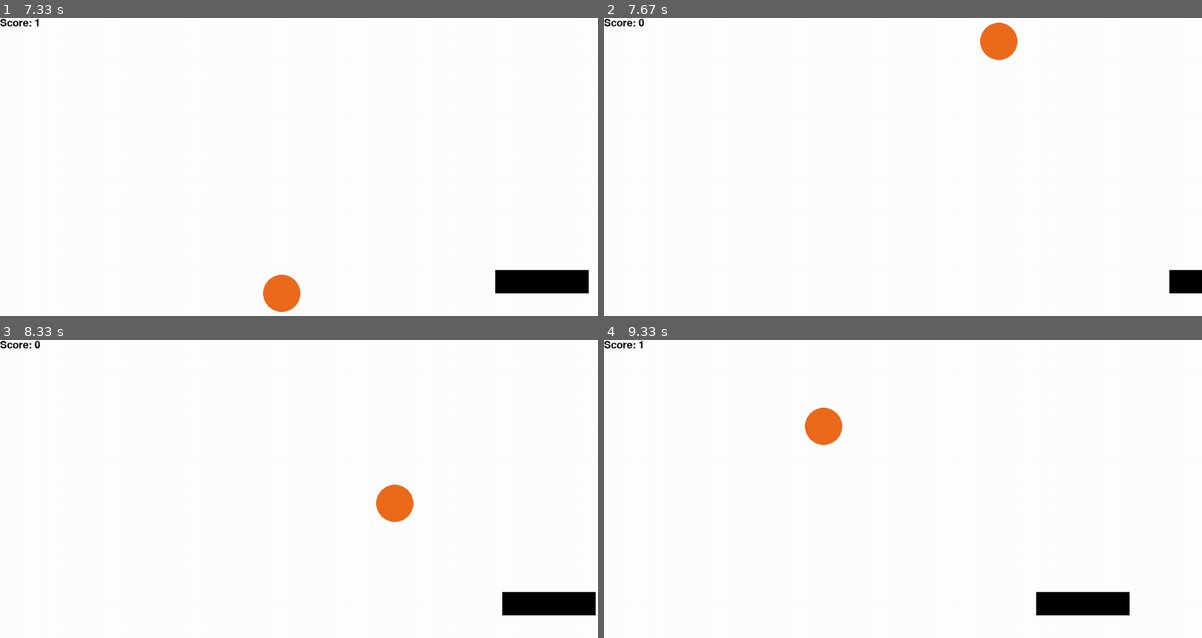
Above: before the commit, frames 1-4 (two rows, left to right).
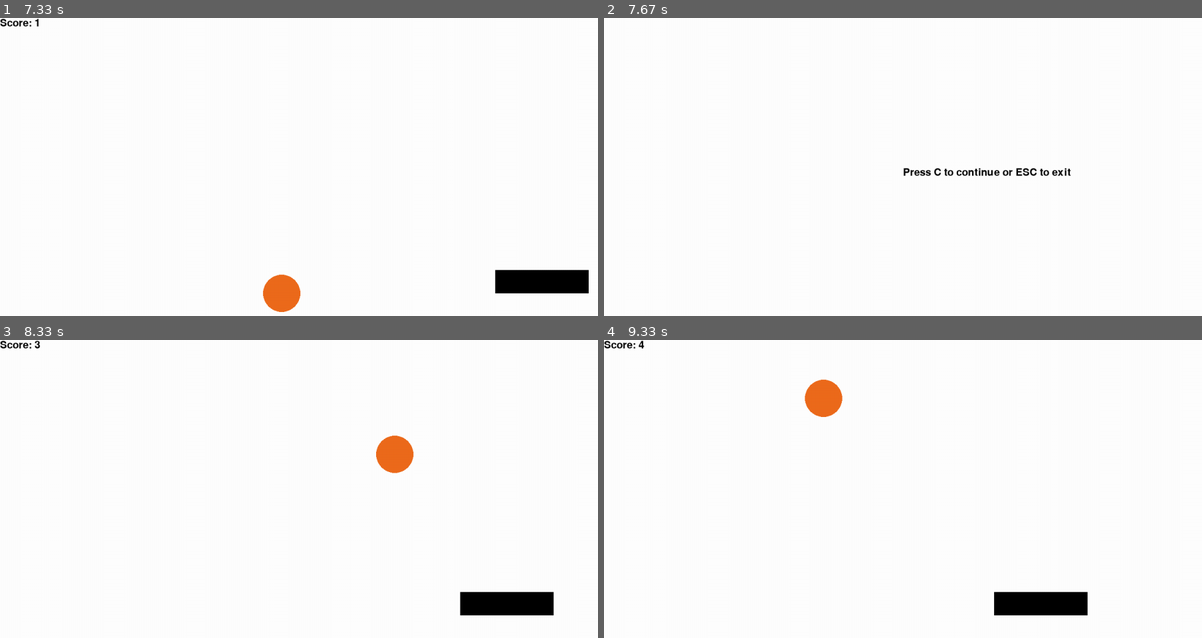
Above: after the commit, the same moments.

Repository: 100ballovby/6A_lessons_2122
Game: pygame game, started from 17_lesson_1502/00_platform_game.py
The game is run twice, just before and just after one commit, with the same random seed, the same clock (stepped at 60 frames per second) and the same inputs.
Inputs:
- Up to frame 1 (7.33 s): hold Right 0.33-0.8 s; hold Right 0.83-1.3 s; hold Left 1.33-1.87 s; hold Left 1.9-2.3 s; hold Right 2.33-2.97 s; hold Left 3-3.47 s; hold Right 3.5-3.97 s; hold Right 4-4.47 s; hold Left 4.5-5.03 s; hold Left 5.07-5.47 s; hold Right 5.5-6.13 s; hold Left 6.17-6.63 s; hold Right 6.67-7.13 s; hold Right from 7.17 s (still down)
- Up to frame 2 (7.67 s): release Right at 7.63 s
- Up to frame 3 (8.33 s): tap C at 7.67 s; hold Left from 8 s (still down)
- Up to frame 4 (9.33 s): release Left at 8.53 s; hold Left 8.57-8.97 s; hold Right from 9 s (still down)

Frame 1 is identical in both runs. In frame 2, 1.6% of the frame differs, in the area x 0-100%, y 0-93%; in frame 3, 2.4%, in the area x 5-100%, y 0-93%; in frame 4, 2.2%.

Commit message:
Adding game over screen

Diff:
--- a/17_lesson_1502/00_platform_game.py
+++ b/17_lesson_1502/00_platform_game.py
@@ -22,8 +22,25 @@
 font = pg.font.SysFont('comicsans', 32)
 score = 3
 
-finished = False  # флаг, который отвечает за работу программы
+finished = False
+game_over = False
 while not finished:  # пока игра не окончена
+
+    while game_over:
+        screen.fill(WHITE)
+        txt = font.render('Press C to continue or ESC to exit', True, BLACK)
+        screen.blit(txt, [W // 2, H // 2])
+        pg.display.update()
+        for event in pg.event.get():  # для каждого события в списке событий
+            if event.type == pg.KEYDOWN:
+                if event.key == pg.K_c:
+                    game_over = False
+                    score = 3
+                if event.key == pg.K_ESCAPE:
+                    pg.quit()
+
+
+
     clock.tick(30)  # частота обновления 30 кадров в секунду
     # отслеживаю события (нажатия кнопок)
     for event in pg.event.get():  # для каждого события в списке событий
@@ -53,7 +70,12 @@
         circle_x = randint(0, W)
         score -= 1
 
+    # коллизия платформы
     if platform.colliderect(enemy):
         circle_y = 0 - radius
         circle_x = randint(0, W)
         score += 1
+
+    # условие проигрыша
+    if score <= 0:
+        game_over = True
